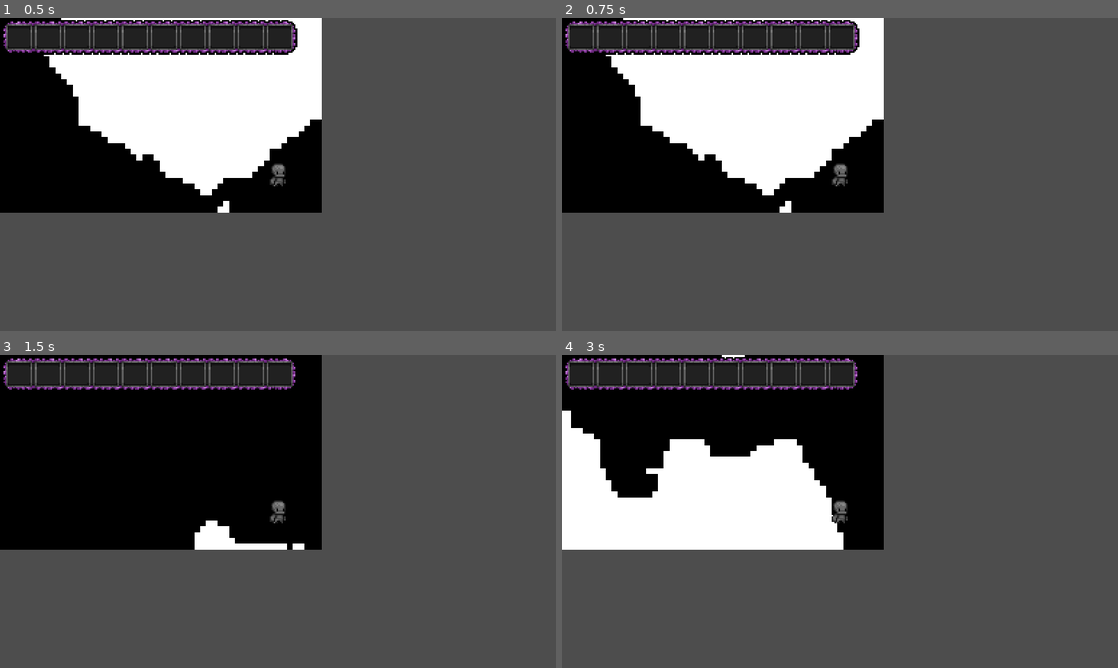
Above: before the commit, frames 1-4 (two rows, left to right).
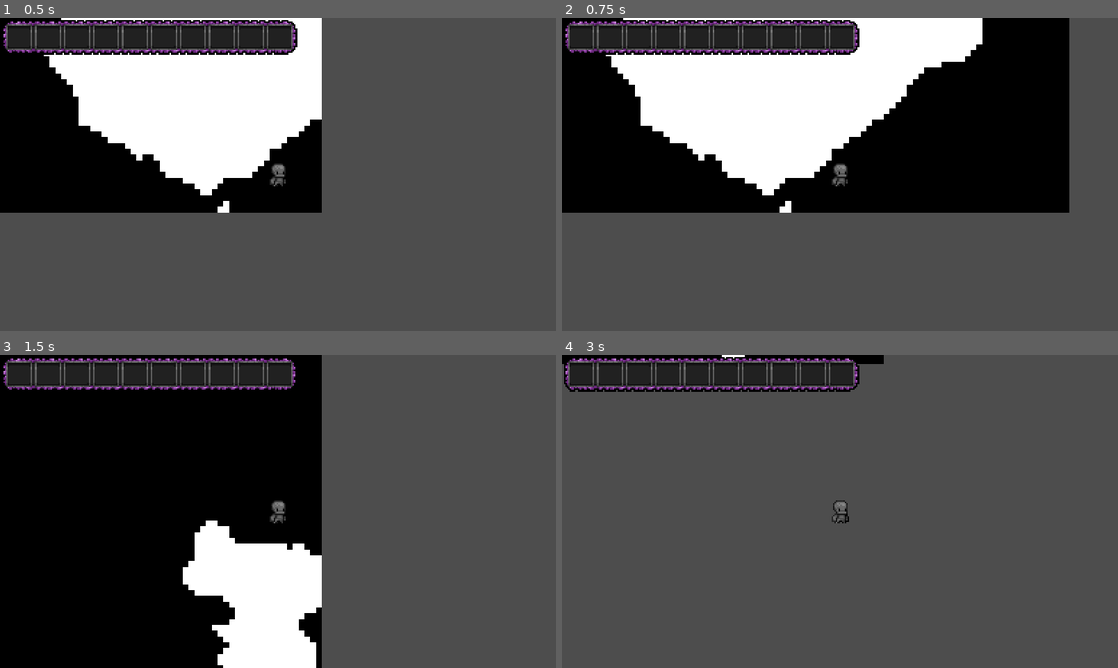
Above: after the commit, the same moments.

Repository: NikhilsaiT/Caved-In
Game: Godot game, scene res://src/world.tscn
Same seed, same stepped clock (60 frames per second), same inputs: the game is played once before the commit and once after it.
Inputs (mouse positions are in pixels of both pictures, inside the frame that each line leads up to):
- Up to frame 1 (0.5 s): no input
- Up to frame 2 (0.75 s): tap Enter at 0.5 s; move the mouse to (962, 158) at 0.52 s; hold Right (right, bound only after the commit) from 0.53 s (still down); hold P (edit_tile, bound only after the commit) from 0.53 s (still down)
- Up to frame 3 (1.5 s): tap Tab (reset) at 1.25 s; move the mouse to (166, 527) at 1.27 s; release Right (right, bound only after the commit) at 1.28 s; release P (edit_tile, bound only after the commit) at 1.28 s; hold Down (down, bound only after the commit) from 1.28 s (still down); click (166, 527) at 1.35 s
- Up to frame 4 (3 s): tap P (edit_tile, bound only after the commit) at 1.55, 2.85 s; tap Tab (reset) at 2, 2.75 s; move the mouse to (895, 442) at 2.02 s; release Down (down, bound only after the commit) at 2.03 s; hold Right (right, bound only after the commit) 2.03-2.78 s; hold P (edit_tile, bound only after the commit) 2.03-2.78 s; move the mouse to (812, 574) at 2.77 s; hold Up (up, bound only after the commit) from 2.78 s (still down)

Frame 1 is identical in both runs. In frame 2, 21% of the frame differs, in the area x 57-92%, y 0-63%; in frame 3, 22%; in frame 4, 30%, in the area x 0-58%, y 2-63%.

Commit message:
InputMapsAdded
Added a few input mappings that were deleted

Diff:
--- a/project.godot
+++ b/project.godot
@@ -69,12 +69,6 @@
 "events": [Object(InputEventKey,"resource_local_to_scene":false,"resource_name":"","device":-1,"window_id":0,"alt_press …(192 unchanged characters)…
 ]
 }
-
-[rendering]
-
-textures/canvas_textures/default_texture_filter=0
-2d/snap/snap_2d_transforms_to_pixel=true
-
 right={
 "deadzone": 0.2,
 "events": [Object(InputEventKey,"resource_local_to_scene":false,"resource_name":"","device":-1,"window_id":0,"alt_press …(195 unchanged characters)…
@@ -100,3 +94,33 @@
 "events": [Object(InputEventKey,"resource_local_to_scene":false,"resource_name":"","device":-1,"window_id":0,"alt_press …(192 unchanged characters)…
 ]
 }
+
+[rendering]
+
+textures/canvas_textures/default_texture_filter=0
+2d/snap/snap_2d_transforms_to_pixel=true
+right={
+"deadzone": 0.2,
+"events": [Object(InputEventKey,"resource_local_to_scene":false,"resource_name":"","device":-1,"window_id":0,"alt_pressed":false,"shift_pressed":false,"ctrl_pressed":false,"meta_pressed":false,"pressed":false,"keycode":0,"physical_keycode":4194321,"key_label":0,"unicode":0,"location":0,"echo":false,"script":null)
+]
+}
+left={
+"deadzone": 0.2,
+"events": [Object(InputEventKey,"resource_local_to_scene":false,"resource_name":"","device":-1,"window_id":0,"alt_pressed":false,"shift_pressed":false,"ctrl_pressed":false,"meta_pressed":false,"pressed":false,"keycode":0,"physical_keycode":4194319,"key_label":0,"unicode":0,"location":0,"echo":false,"script":null)
+]
+}
+up={
+"deadzone": 0.2,
+"events": [Object(InputEventKey,"resource_local_to_scene":false,"resource_name":"","device":-1,"window_id":0,"alt_pressed":false,"shift_pressed":false,"ctrl_pressed":false,"meta_pressed":false,"pressed":false,"keycode":0,"physical_keycode":4194320,"key_label":0,"unicode":0,"location":0,"echo":false,"script":null)
+]
+}
+down={
+"deadzone": 0.2,
+"events": [Object(InputEventKey,"resource_local_to_scene":false,"resource_name":"","device":-1,"window_id":0,"alt_pressed":false,"shift_pressed":false,"ctrl_pressed":false,"meta_pressed":false,"pressed":false,"keycode":0,"physical_keycode":4194322,"key_label":0,"unicode":0,"location":0,"echo":false,"script":null)
+]
+}
+edit_tile={
+"deadzone": 0.2,
+"events": [Object(InputEventKey,"resource_local_to_scene":false,"resource_name":"","device":-1,"window_id":0,"alt_pressed":false,"shift_pressed":false,"ctrl_pressed":false,"meta_pressed":false,"pressed":false,"keycode":0,"physical_keycode":80,"key_label":0,"unicode":112,"location":0,"echo":false,"script":null)
+]
+}
--- a/src/world.tscn
+++ b/src/world.tscn
@@ -1,11 +1,10 @@
-[gd_scene load_steps=7 format=3 uid="uid://dbpa3qy5opwhf"]
+[gd_scene load_steps=9 format=3 uid="uid://dbpa3qy5opwhf"]
 
 [ext_resource type="Texture2D" uid="uid://cvjkg3jhlikep" path="res://assets/black-and-white-1.webp" id="1_xlegt"]
 [ext_resource type="Script" uid="uid://dnjnv6ydcje85" path="res://src/tile_map.gd" id="2_0qwtu"]
-
+[ext_resource type="Texture2D" uid="uid://cegpr6fsl8m2r" path="res://pixil-frame-0_7.webp" id="2_t101k"]
 [ext_resource type="PackedScene" uid="uid://bd5t7bjbxt3mi" path="res://src/player.tscn" id="3_0qwtu"]
 [ext_resource type="PackedScene" uid="uid://dkkiipkpu7r48" path="res://src/inventory.tscn" id="4_t101k"]
-[ext_resource type="Texture2D" uid="uid://cegpr6fsl8m2r" path="res://pixil-frame-0_7.webp" id="2_t101k"]
 
 [sub_resource type="TileSetAtlasSource" id="TileSetAtlasSource_t101k"]
 texture = ExtResource("1_xlegt")
